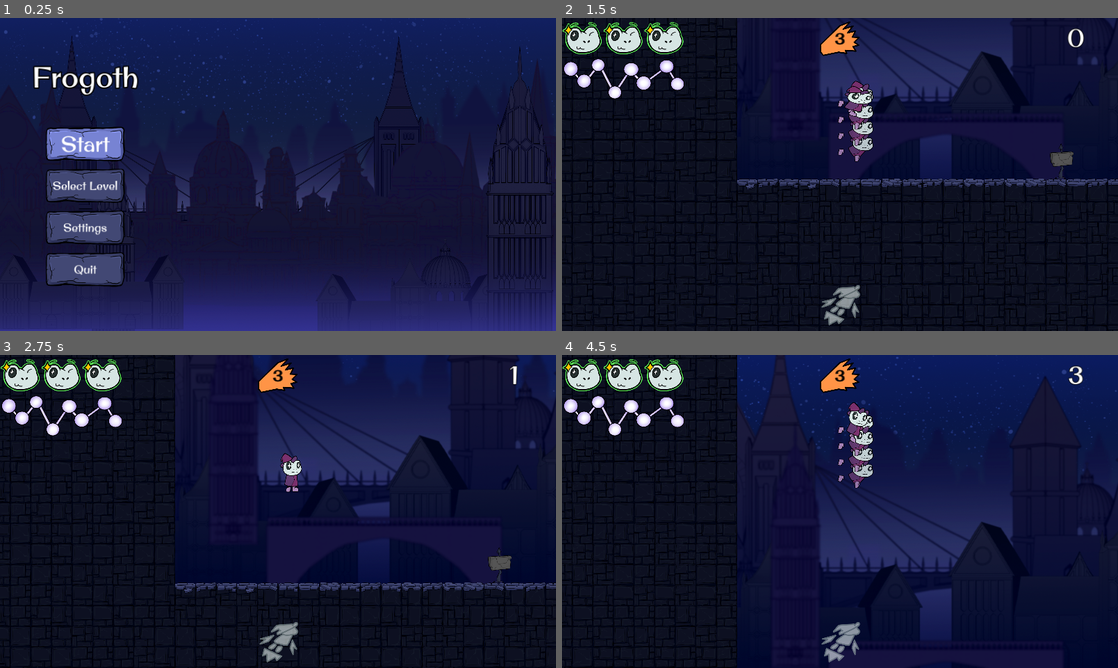
Above: before the commit, frames 1-4 (two rows, left to right).
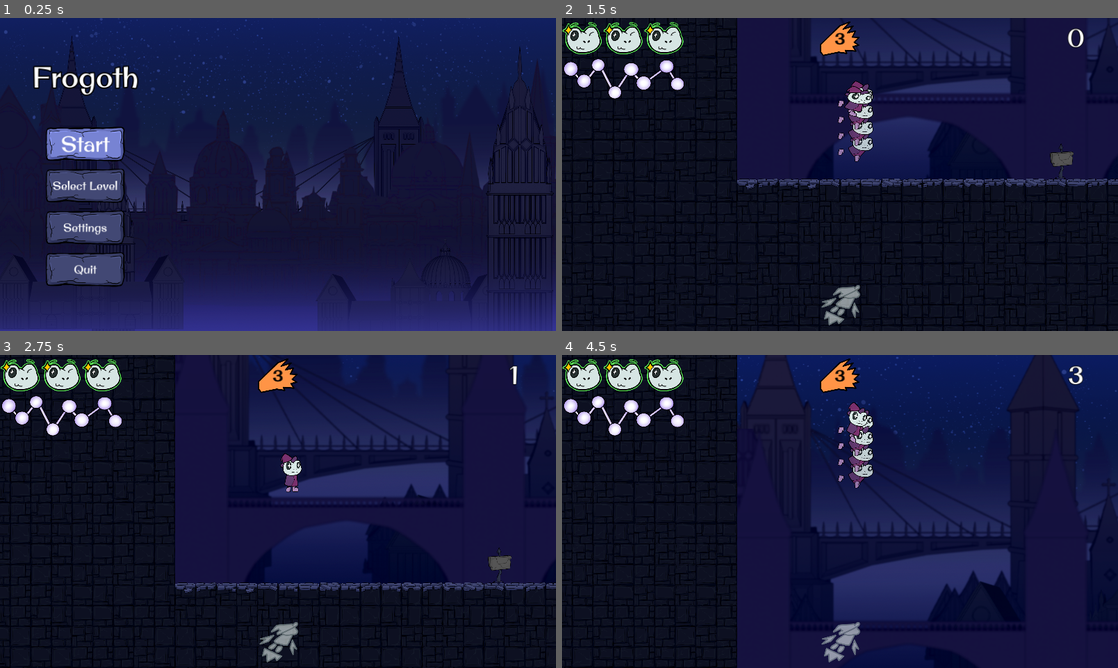
Above: after the commit, the same moments.

Repository: DerBrotDoktor/Frogoth
Game: Godot game, scene res://scenes/main/main.tscn
Same seed, same stepped clock (60 frames per second), same inputs: the game is played once before the commit and once after it.
Inputs:
- Up to frame 1 (0.25 s): no input
- Up to frame 2 (1.5 s): click "Start" at 0.5 s; hold W (up) from 1.28 s (still down); tap Shift (dash) at 1.35 s
- Up to frame 3 (2.75 s): keep holding W (up); tap Space (jump) at 1.52, 2.27 s; tap F (discrad_shape) at 2.1 s
- Up to frame 4 (4.5 s): keep holding W (up); tap Shift (dash) at 2.85, 4.35 s; tap F (discrad_shape) at 3.6 s; tap Space (jump) at 3.77 s

The runs differ from the first frame. In frame 2, 6.1% of the frame differs, in the area x 32-100%, y 0-52%; in frame 3, 6.4%; in frame 4, 9.5%, in the area x 31-100%, y 0-94%.

Commit message:
Change: Parallax Background Assets

Diff:
--- a/scenes/main/main.tscn
+++ b/scenes/main/main.tscn
@@ -20,10 +20,10 @@
 [ext_resource type="PackedScene" uid="uid://02mgq0aad22s" path="res://scenes/level/level_8.tscn" id="9_q56fa"]
 [ext_resource type="PackedScene" uid="uid://c6nm6w83jynbs" path="res://scenes/menus/pause_menu.tscn" id="10_u7rrt"]
 [ext_resource type="Shader" path="res://scenes/main/lightning_shader.gdshader" id="11_723k2"]
-[ext_resource type="Texture2D" uid="uid://bltsc6nvba24b" path="res://assets/parallax/backgound_paralax_1.png" id="14_20ut8"]
+[ext_resource type="Texture2D" uid="uid://bsoq40pmjw7nv" path="res://assets/parallax/back.png" id="14_02id7"]
 [ext_resource type="PackedScene" uid="uid://cj5y0tnco4cx1" path="res://scenes/menus/level_finish_screen.tscn" id="14_nbfd2"]
-[ext_resource type="Texture2D" uid="uid://bew5bia38bgx4" path="res://assets/parallax/backgound_paralax_2.png" id="15_o7o5w"]
-[ext_resource type="Texture2D" uid="uid://co5me6y3u53f8" path="res://assets/parallax/backgound_paralax_3.png" id="16_hue3g"]
+[ext_resource type="Texture2D" uid="uid://3msahbjx315n" path="res://assets/parallax/middle.png" id="15_f1k3l"]
+[ext_resource type="Texture2D" uid="uid://cr1y6svrog7bq" path="res://assets/parallax/front.png" id="16_6gtoh"]
 [ext_resource type="PackedScene" uid="uid://i70bm8lucd7m" path="res://scenes/menus/controller_settings_ui.tscn" id="17_8mvke"]
 [ext_resource type="Texture2D" uid="uid://piqjsvgixggj" path="res://assets/parallax/gradient_backgound_paralax_4.png" id="17_tv5hj"]
 [ext_resource type="PackedScene" uid="uid://buy8yfrq21gd" path="res://scenes/menus/settings_menu.tscn" id="20_f3gq3"]
@@ -194,7 +194,7 @@
 [node name="Sprite2D" type="Sprite2D" parent="ParallaxBackground/FarBuildings"]
 position = Vector2(2208, -787)
 scale = Vector2(2.3, 2.3)
-texture = ExtResource("14_20ut8")
+texture = ExtResource("14_02id7")
 
 [node name="BackgroundBuildingsMiddle" type="ParallaxLayer" parent="ParallaxBackground"]
 motion_scale = Vector2(0.3, 0.7)
@@ -204,7 +204,7 @@
 z_index = -2
 position = Vector2(2208, -619)
 scale = Vector2(2.3, 2.3)
-texture = ExtResource("15_o7o5w")
+texture = ExtResource("15_f1k3l")
 
 [node name="BackgroundBuildingsFront" type="ParallaxLayer" parent="ParallaxBackground"]
 motion_scale = Vector2(0.2, 0.7)
@@ -214,7 +214,7 @@
 z_index = -2
 position = Vector2(2208, -341)
 scale = Vector2(2.3, 2.3)
-texture = ExtResource("16_hue3g")
+texture = ExtResource("16_6gtoh")
 
 [node name="Gradient3" type="ParallaxLayer" parent="ParallaxBackground"]
 motion_scale = Vector2(0.2, 0.7)
Binary file added: assets/parallax/back.png
Not shown, added: assets/parallax/back.png.import
Binary file added: assets/parallax/front.png
Not shown, added: assets/parallax/front.png.import
Binary file added: assets/parallax/middle.png
Not shown, added: assets/parallax/middle.png.import
